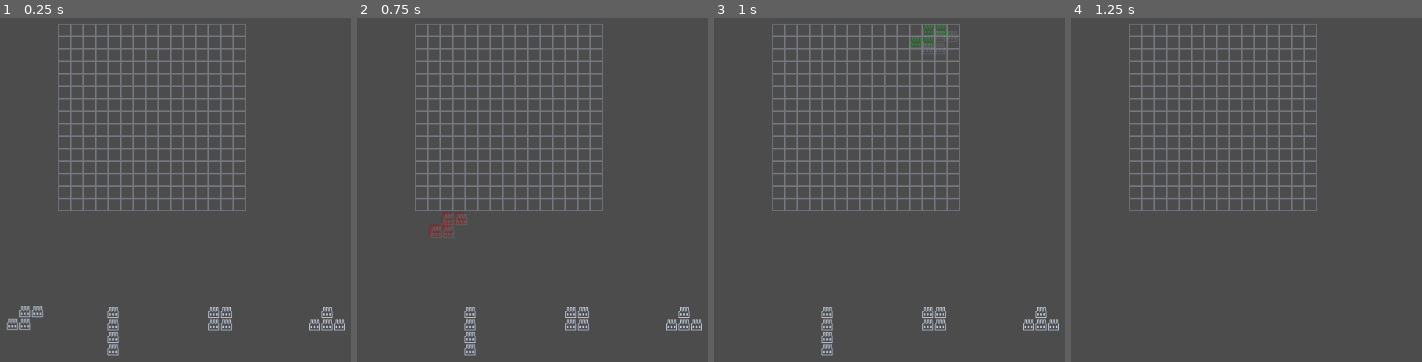
Above: before the commit, frames 1-4 (left to right).
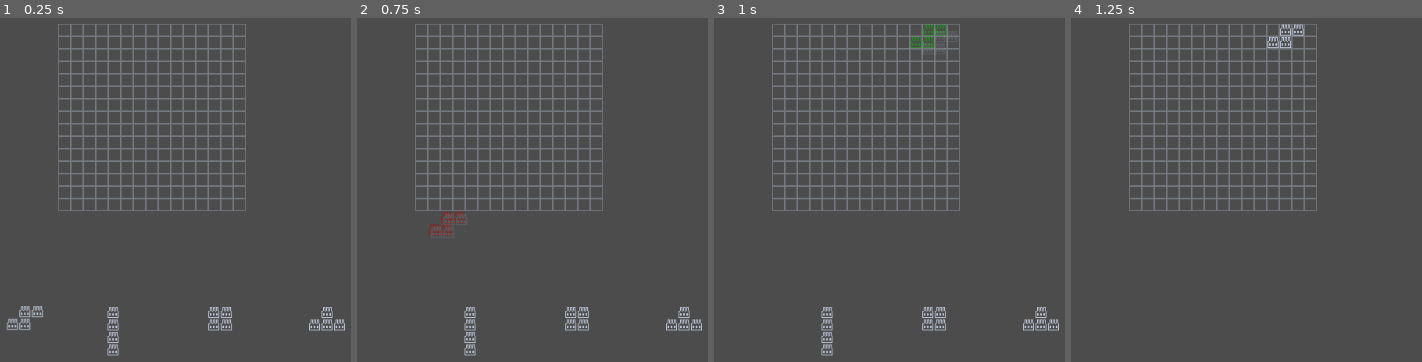
Above: after the commit, the same moments.

Repository: T4g1/gd-wildjam13
Game: Godot game, scene res://main.tscn
The game is run twice, just before and just after one commit, with the same random seed, the same clock (stepped at 60 frames per second) and the same inputs.
Inputs (mouse positions are in pixels of both pictures, inside the frame that each line leads up to):
- Up to frame 1 (0.25 s): no input
- Up to frame 2 (0.75 s): tap Enter at 0.5 s; drag from (388, 331) to (588, 55) at 0.52 s
- Up to frame 3 (1 s): no input
- Up to frame 4 (1.25 s): no input

Frames 1-3 are identical in both runs. In frame 4, 0.3% of the frame differs, in the area x 55-67%, y 1-9%.

Commit message:
[add] Merge done

Diff:
--- a/nodes/City/City.gd
+++ b/nodes/City/City.gd
@@ -30,8 +30,14 @@
 # Return false on failed merge and does not modify anything in that case
 func merge(polymino):
 	if is_valid_placement(polymino):
-		print("merge")
-		# TODO: Do the merge
+		var cell_position = get_cell_position(polymino)
+
+		for x in range(polymino.TETROMINO_SIZE):
+			for y in range(polymino.TETROMINO_SIZE):
+				var tile = polymino.get_node("Grid").get_cell(x, y)
+				if tile != -1:
+					$Grid.set_cell(cell_position.x + x, cell_position.y + y, tile)
+
 		return true
 	else:
 		return false
--- a/nodes/Grid/Grid.gd
+++ b/nodes/Grid/Grid.gd
@@ -59,5 +59,11 @@
 
 	return $Content.get_used_cells().size()
 
+func get_cell(x, y):
+	return $Content.get_cell(x, y)
+
+func set_cell(x, y, value):
+	return $Content.set_cell(x, y, value)
+
 func is_free(x, y):
 	return $Content.get_cell(x, y) == -1
